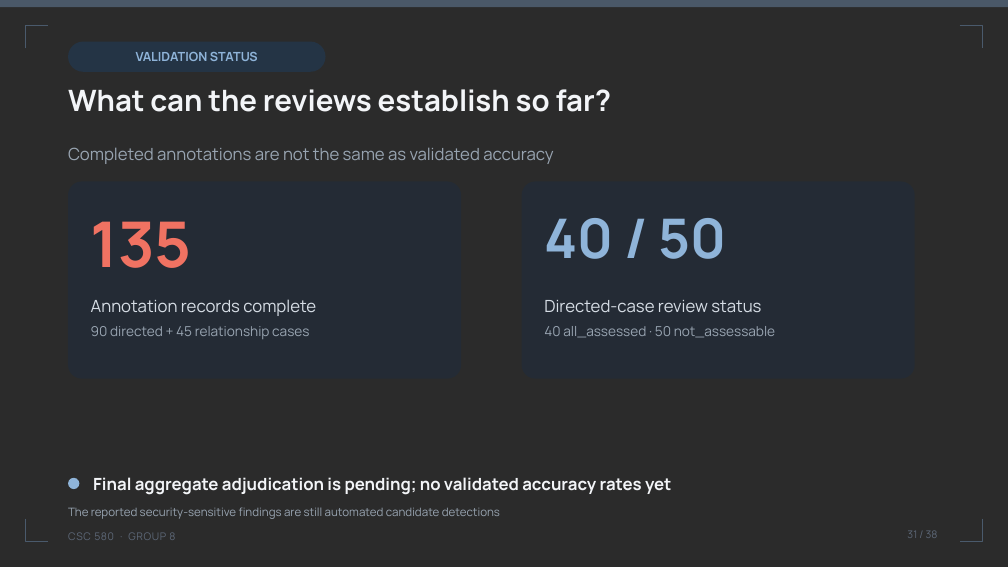
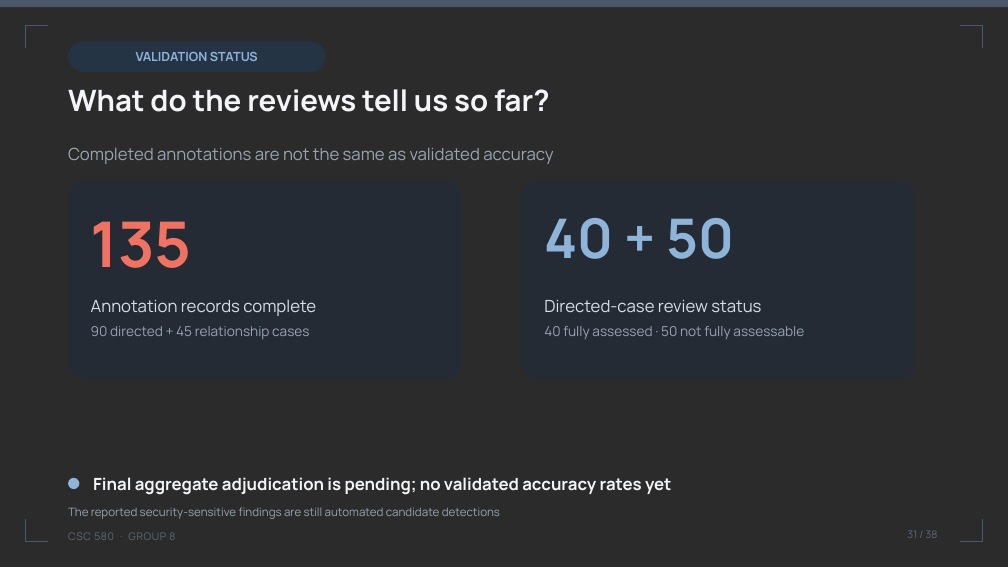
Before and after one commit to umdnp/csc580-project8, a slide deck: slide 31 of docs/group8_final_presentation.pptx. Drawn at 1008x567 pixels with LibreOffice and Linux fonts; fonts in the diff are those of the drawing; background and template pictures are left out; a plain dark background stands for a picture behind light text. Boxes give left, top, right and bottom in pixels: in the first picture for what was removed or moved away, otherwise in the second. Text is boxed around its words. In the diff, an @@ line names an element or a change of style, - is before the commit and + after.

```diff
--- a/docs/group8_final_presentation.pptx
+++ b/docs/group8_final_presentation.pptx
@@ text at box(68, 89, 550, 112): text changed @@
-What can the reviews establish so far?
+What do the reviews tell us so far?
@@ text at box(544, 218, 734, 259): text changed @@
-40 / 50
+40 + 50
@@ text at box(544, 326, 804, 339): text changed @@
-40 all_assessed · 50 not_assessable
+40 fully assessed · 50 not fully assessable
```
Also in this commit, not shown: 25 other slides changed.
